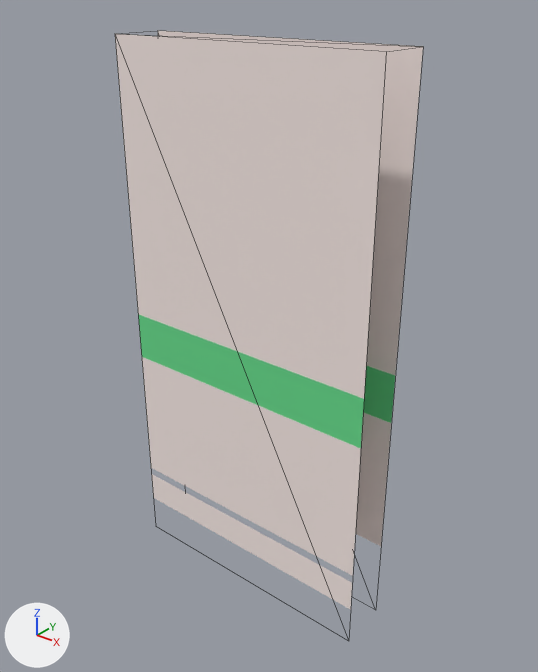
Renders of the glTF model Graphics/Models/SportWall4.gltf from each side of a commit.
Before and after are seen from a 50 mm camera at (2.99, -3.59, 4.34) aimed at (0.05, 0.08, 2.07). Lighting does not change. The marker at lower left points along +X, +Y and +Z. Mesh edges are drawn as thin lines. Where no turn or scale is listed for an object, it has been applied to the vertices. Vertices at the same position are counted once.

The first picture shows 'cuboid'.
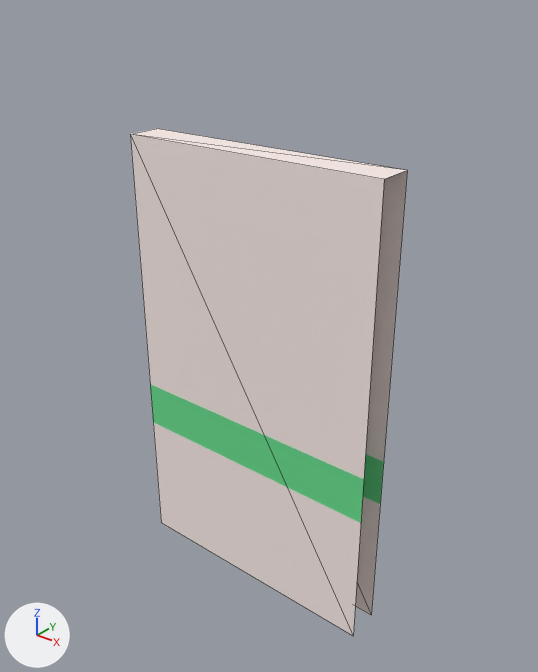
Pixel boxes (x1, y1, x2, y2) of what changed, in the pictures (538 x 672 px):
'cuboid', reshaped, moved (10% narrower, 13% shorter): before (115, 30, 423, 610); after (130, 129, 407, 636)

What the commit changed:
me_mesh_0 is used by ob_cuboid; location (0.0, 0.0, 0.0).
me_mesh_0 had 8 vertices, 6 faces and spanned x -1.0..1.0, y -0.19..0.19, z 0.0..4.0.
me_mesh_0 now has 8 vertices, 6 faces and spans x -1.0..1.0, y -0.12..0.12, z -1.11..2.25.
me_mesh_0 part 1: the whole mesh is rebuilt.
Object 'cuboid' (ob_cuboid) moves from (0.0, 0.0, 0.0) to (0.0, 0.0, 1.109).
